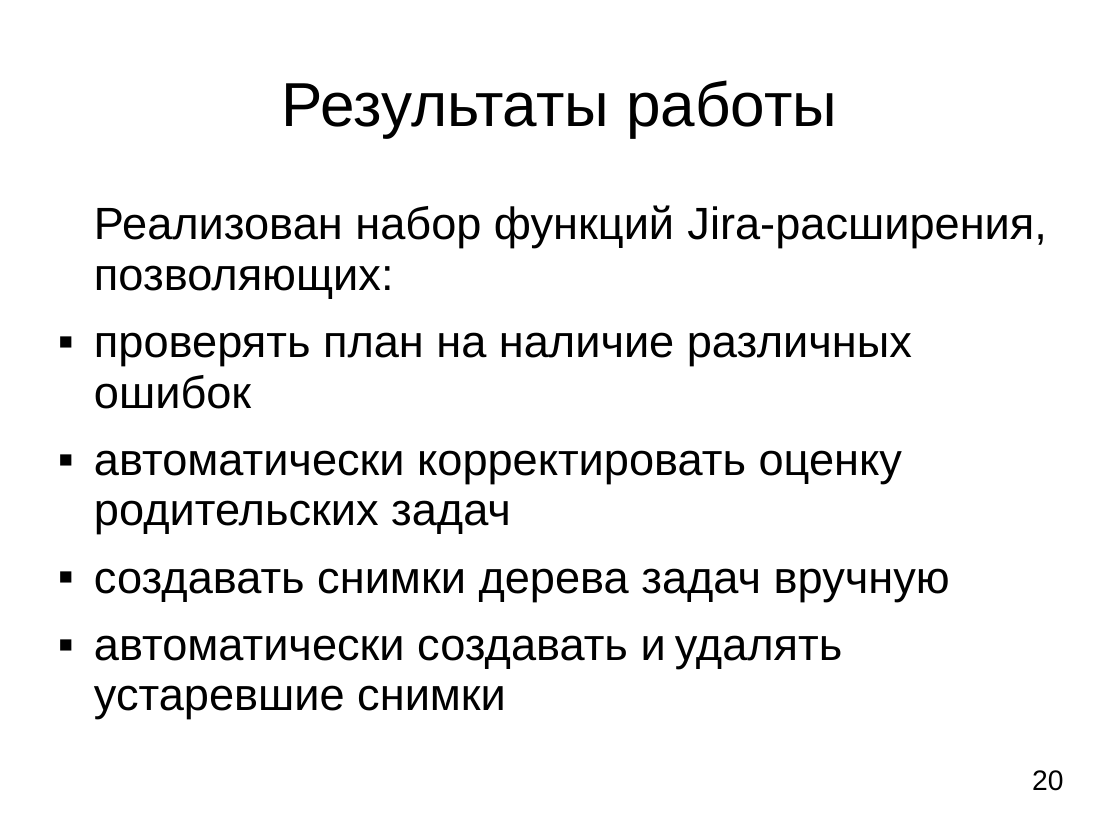
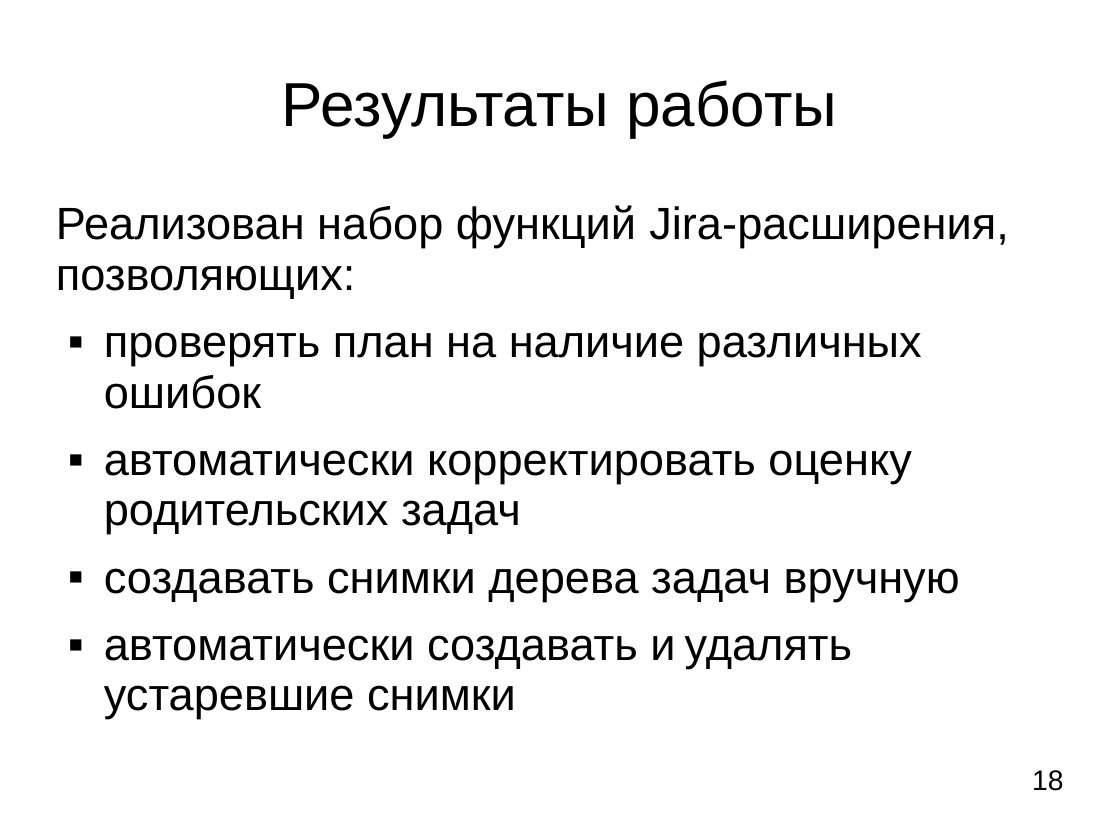
Before and after one commit to LilyTs/Diplom, a slide deck: slide 18 of Цаплина_(Дипломная).ppt (slide 20 before the commit). Drawn at 1120x840 pixels with LibreOffice and Linux fonts; fonts in the diff are those of the drawing. Boxes give left, top, right and bottom in pixels: in the first picture for what was removed or moved away, otherwise in the second. Text is boxed around its words. In the diff, an @@ line names an element or a change of style, - is before the commit and + after.

```diff
--- a/Цаплина_(Дипломная).ppt
+++ b/Цаплина_(Дипломная).ppt
@@ text "Реализован набор функций Jira-расширения, позволяющих:" at bbox=[56, 205, 1008, 719]: indent changed @@
@@ page number at bbox=[1032, 770, 1063, 791]: text changed @@
-20
+18
```
Also in this commit, not shown: 1 slide added, 3 slides removed, 1 other file.
